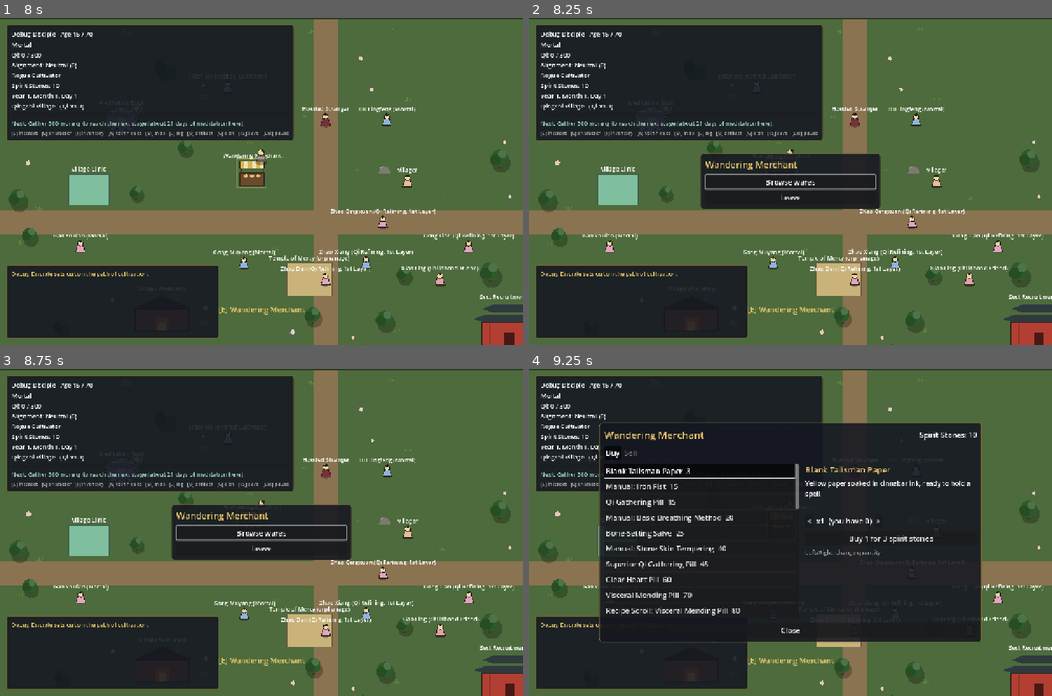
Above: before the commit, frames 1-4 (two rows, left to right).
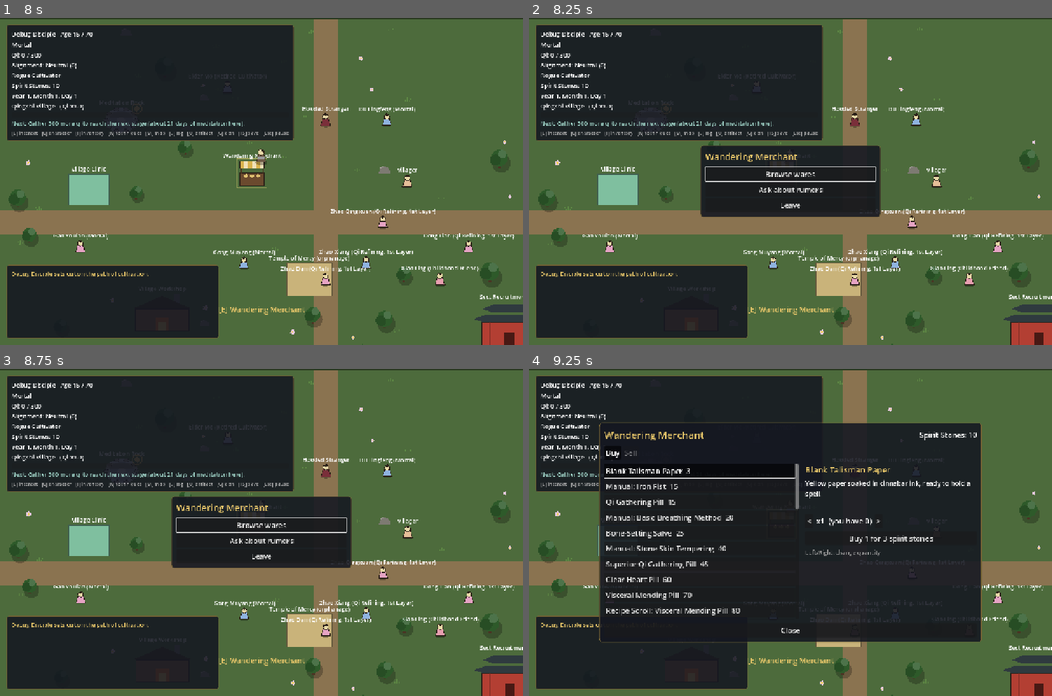
Above: after the commit, the same moments.

Repository: samridghimire/cultivation-game
Game: Godot game, scene res://src/world/world.tscn
Two runs of this game, one before a commit and one after it. Both use one fixed random seed, a clock stepped at 60 frames per second and the inputs below. This scene is started directly instead of the project's main scene.
Inputs (mouse positions are in pixels of both pictures, inside the frame that each line leads up to):
- Up to frame 1 (8 s): click "Reach for it." at 0.5 s; click "What are you?" at 1.25 s; click "Why me?" at 2 s; click "What are you?" at 2.75 s; click "..." at 3.5 s; click "Set out." at 4.25 s; tap Enter at 5 s; move the mouse to (235, 246) at 5.02 s; hold W (move_up) 5.03-5.75 s; hold E (interact) 5.03-5.75 s; click (235, 246) at 5.17 s; drag from (418, 230) to (57, 119) at 5.77 s; tap Space at 6.5 s; move the mouse to (104, 132) at 6.52 s; hold A (move_left) 6.53-7.25 s; hold E (interact) 6.53-7.25 s; tap Page Down (scroll_down) at 6.6 s; drag from (287, 181) to (491, 325) at 7.27 s
- Up to frame 2 (8.25 s): move the mouse to (712, 99) at 8.02 s; hold S (move_down) from 8.03 s (still down); hold E (interact) from 8.03 s (still down); tap O (toggle_artifact) at 8.1 s
- Up to frame 3 (8.75 s): keep holding S (move_down); keep holding E (interact)
- Up to frame 4 (9.25 s): release S (move_down) at 8.75 s; release E (interact) at 8.75 s; click "Browse wares" at 8.75 s

Frame 1 is identical in both runs. In frame 2, 2.9% of the frame differs, in the area x 32-68%, y 39-61%; in frame 3, 2.9%; in frame 4, nothing differs.

Commit message:
[LW-001b] World events on the HUD and merchant rumors
Co-Authored-By: Claude Opus 5.5 <noreply@anthropic.com>
Claude-Session: https://claude.ai/code/session_01425iTeZ71nSBW6h3jMb864

Diff:
--- a/src/autoload/game_state.gd
+++ b/src/autoload/game_state.gd
@@ -1393,6 +1393,26 @@
 ## Merchant price multiplier of the current region's active world events.
 func market_multiplier() -> float:
 	return WorldEvents.price_multiplier(data, world_events, current_region)
+
+
+## Hear the market gossip: world events under way and when the next auction
+## opens (LW-001b). Takes no time.
+func hear_rumors() -> void:
+	if not _can_act():
+		return
+	for line in WorldEvents.rumors(data, world_events, auction_rumors(), GameClock.total_days):
+		EventBus.post(line)
+
+
+## "The Fallen Star Auction House holds its next auction in 3 weeks." per house.
+func auction_rumors() -> PackedStringArray:
+	var lines: PackedStringArray = []
+	for def: Dictionary in data.auction_houses.values():
+		if Auctions.is_open(def, GameClock.total_days):
+			lines.append("The %s is holding an auction right now." % def.get("name", def["id"]))
+		else:
+			lines.append("The %s holds its next auction in %s." % [def.get("name", def["id"]), Calendar.format_duration(Auctions.days_until_open(def, GameClock.total_days))])
+	return lines
 
 
 ## Expire and roll world events at a month boundary, posting the news.
--- a/src/core/systems/world_events.gd
+++ b/src/core/systems/world_events.gd
@@ -102,6 +102,19 @@
 	return lines
 
 
+## Gossip lines for a merchant's "Ask about rumors": every event under way
+## (with where and how long), then `extra` lines (e.g. auction dates).
+static func rumors(data: GameData, active: Array, extra: PackedStringArray, total_days: int) -> PackedStringArray:
+	var lines: PackedStringArray = []
+	for instance: Dictionary in active:
+		var def := def_of(data, instance["id"])
+		lines.append("Rumor has it the %s in %s will last another %s. %s" % [def.get("name", instance["id"]), Exploration.region_name(data, String(instance["region"])), Calendar.format_duration(maxi(0, int(instance["end_day"]) - total_days)), def.get("description", "")])
+	if lines.is_empty():
+		lines.append("The merchant shrugs: no beast tides, no wars, nothing worth gossiping about.")
+	lines.append_array(extra)
+	return lines
+
+
 ## Load errors for data/world_events.json.
 static func validate(data: GameData) -> PackedStringArray:
 	var errors: PackedStringArray = []
--- a/src/ui/hud.gd
+++ b/src/ui/hud.gd
@@ -283,6 +283,14 @@
 	add_child(_death_screen)
 
 
+## "   Beast Tide!" for each world event under way in `region_id` (LW-001b).
+static func region_event_suffix(data: GameData, events: Array, region_id: String) -> String:
+	var text := ""
+	for instance in WorldEvents.active_in(events, region_id):
+		text += "   %s!" % WorldEvents.event_name(data, instance["id"])
+	return text
+
+
 func _refresh() -> void:
 	var p := GameState.player
 	if p == null:
@@ -308,6 +316,7 @@
 	]))
 	var density := GameState.region_qi_density()
 	_status.text += "\n%s   (Qi x%s)" % [Exploration.region_name(data, GameState.current_region), String.num(density, 2)]
+	_status.text += region_event_suffix(data, GameState.world_events, GameState.current_region)
 	_qi_bar.max_value = maxf(Cultivation.qi_required(p, data), 1.0)
 	_qi_bar.value = p.qi
 	_bottleneck.text = bottleneck_hint(p, data)
--- a/src/world/interactables/merchant.gd
+++ b/src/world/interactables/merchant.gd
@@ -1,7 +1,8 @@
 extends Interactable
 ## A merchant. "Browse wares" opens the ShopScreen (Buy/Sell tabs); the stock
 ## rules live in Items.shop_stock / Items.buyback_ids. Merchants that stock
-## tagged materials (herbs, ores) also buy them back.
+## tagged materials (herbs, ores) also buy them back. "Ask about rumors" tells
+## of world events under way and the next auction (GameState.hear_rumors).
 
 ## Only stock items up to this price (0 = no limit).
 @export var max_price := 0
@@ -18,4 +19,7 @@
 	var refusal := Items.check_merchant(GameState.player, min_alignment, max_alignment)
 	if refusal != "":
 		return [{"label": refusal, "action": Callable(), "disabled": true}]
-	return [{"label": "Browse wares", "action": EventBus.shop_requested.emit.bind(display_name, max_price, stock_tags, faction)}]
+	return [
+		{"label": "Browse wares", "action": EventBus.shop_requested.emit.bind(display_name, max_price, stock_tags, faction)},
+		{"label": "Ask about rumors", "action": GameState.hear_rumors, "keep_open": true},
+	]
--- a/tests/unit/test_shop_screen.gd
+++ b/tests/unit/test_shop_screen.gd
@@ -57,7 +57,7 @@
 	var cb := func(n: String, max_price: int, tags: Array, faction: String): seen.append([n, max_price, tags, faction])
 	bus.shop_requested.connect(cb)
 	var options: Array[Dictionary] = merchant.get_options()
-	assert_eq(options.size(), 1)
+	assert_eq(options.size(), 2, "Browse wares and Ask about rumors")
 	options[0]["action"].call()
 	bus.shop_requested.disconnect(cb)
 	merchant.free()
--- a/tests/unit/test_world_events.gd
+++ b/tests/unit/test_world_events.gd
@@ -108,3 +108,30 @@
 			break
 	assert_true(seen, "tournament encounters join the explore pool")
 	gs.end_session()
+
+
+## LW-001b: the HUD names events in the current region; merchants share rumors.
+func test_hud_suffix_and_rumors() -> void:
+	var d := data()
+	var active: Array = [{"id": "beast_tide", "region": "misty_forest", "start_day": 0, "end_day": 45}]
+	assert_eq(load("res://src/ui/hud.gd").region_event_suffix(d, active, "misty_forest"), "   Beast Tide!")
+	assert_eq(load("res://src/ui/hud.gd").region_event_suffix(d, active, "azure_peak"), "")
+	var lines := WorldEvents.rumors(d, active, PackedStringArray(["extra"]), 15)
+	assert_eq(lines.size(), 2)
+	assert_true(lines[0].begins_with("Rumor has it the Beast Tide in %s will last another" % Exploration.region_name(d, "misty_forest")), lines[0])
+	assert_eq(lines[1], "extra")
+	assert_true(WorldEvents.rumors(d, [], PackedStringArray(), 0)[0].contains("nothing worth gossiping"))
+	var gs := _root().get_node("GameState")
+	gs.start_session(new_character())
+	var merchant: Node = load("res://src/world/interactables/merchant.gd").new()
+	var rumor_option: Dictionary = merchant.get_options()[1]
+	assert_eq(rumor_option["label"], "Ask about rumors")
+	var bus := _root().get_node("EventBus")
+	var posted: Array = []
+	var cb := func(text: String, _category: String) -> void: posted.append(text)
+	bus.message_posted.connect(cb)
+	(rumor_option["action"] as Callable).call()
+	bus.message_posted.disconnect(cb)
+	assert_true(posted.any(func(t: String) -> bool: return t.contains("Auction House")), str(posted))
+	merchant.free()
+	gs.end_session()
Not shown, changed: docs/BACKLOG.md
Not shown, changed: docs/CHANGELOG.md
